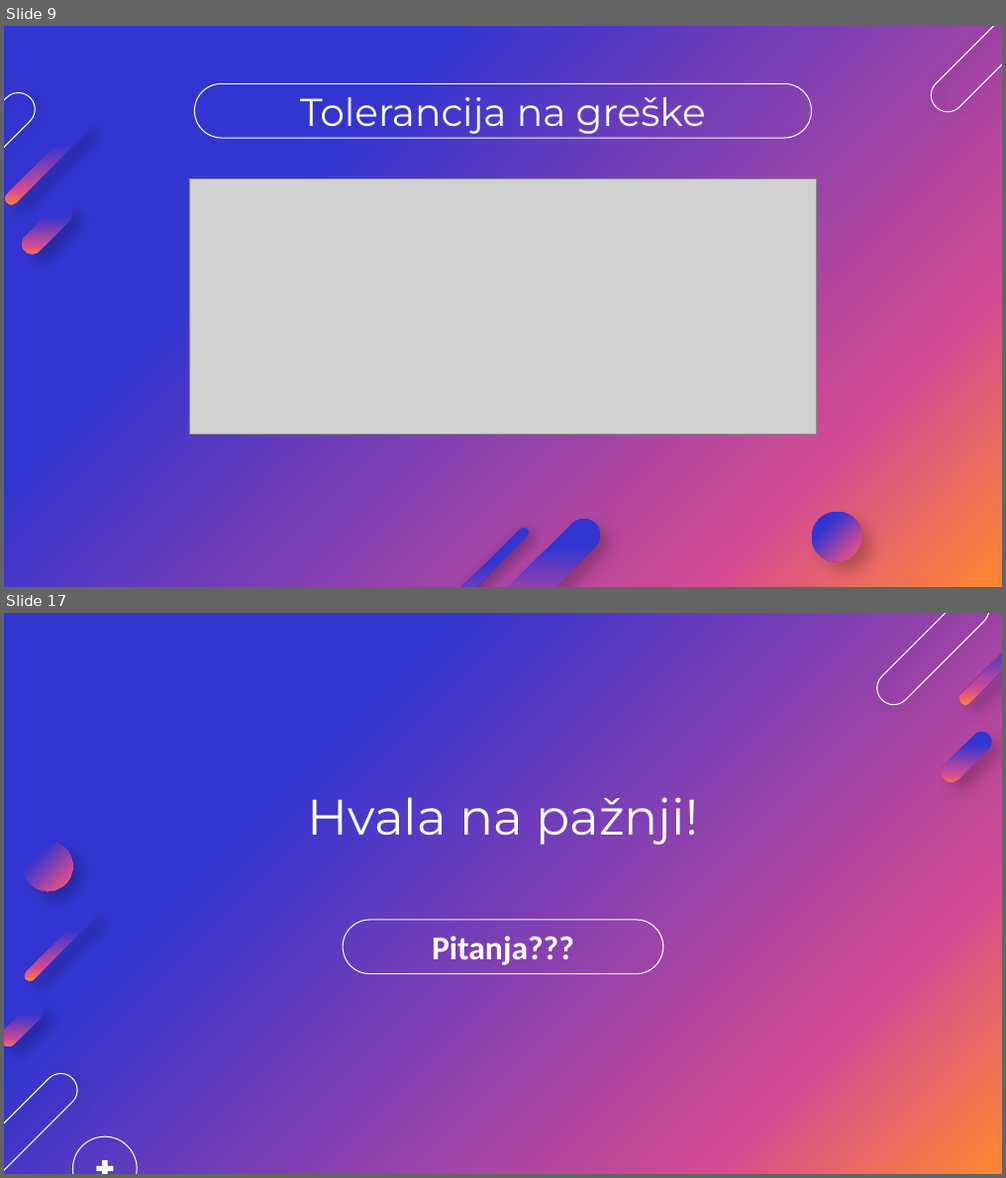
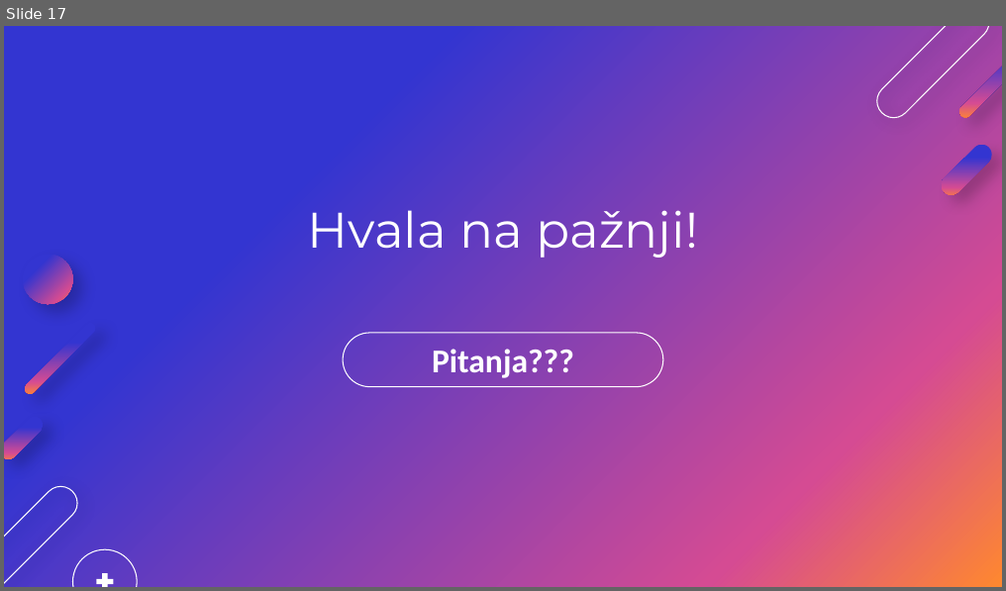
Before and after one commit to davidbosnic/SBP, a slide deck: 3/sbp3.pptx. Shown one above the other, each under a label of ours: slides 9 and 17 before the commit, slide 17 after it; the slides between them are not shown. The pictures are 1006x1178 and 1006x591 pixels, drawn with LibreOffice and Linux fonts; fonts in the diff are those of the drawing; grey boxes stand for pictures; background and template pictures are left out. Boxes give left, top, right and bottom in pixels: in the first picture for what was removed or moved away, otherwise in the second. Text is boxed around its words. In the diff, an @@ line names an element or a change of style, - is before the commit and + after.

```diff
--- a/3/sbp3.pptx
+++ b/3/sbp3.pptx
@@ slide 9 removed at (4, 26, 1002, 587), background gradient #3335D1 to #D54B93 to #FF882F @@
@@ rounded rectangle removed at (924, 26, 1002, 119) @@
@@ rounded rectangle removed at (195, 83, 811, 138) @@
@@ rounded rectangle removed at (4, 86, 42, 212) @@
@@ title removed at (300, 97, 706, 134) @@
-Tolerancija na greške
@@ rounded rectangle removed at (4, 119, 91, 207) @@
@@ rounded rectangle removed at (18, 199, 76, 258) @@
@@ picture removed at (189, 178, 817, 434) @@
@@ rounded rectangle removed at (399, 525, 531, 587) @@
@@ rounded rectangle removed at (481, 511, 607, 587) @@
@@ ellipse removed at (811, 512, 861, 562) @@
```
Also in this commit, not shown: 5 slides changed, 11 slides added, 10 other slides removed.
